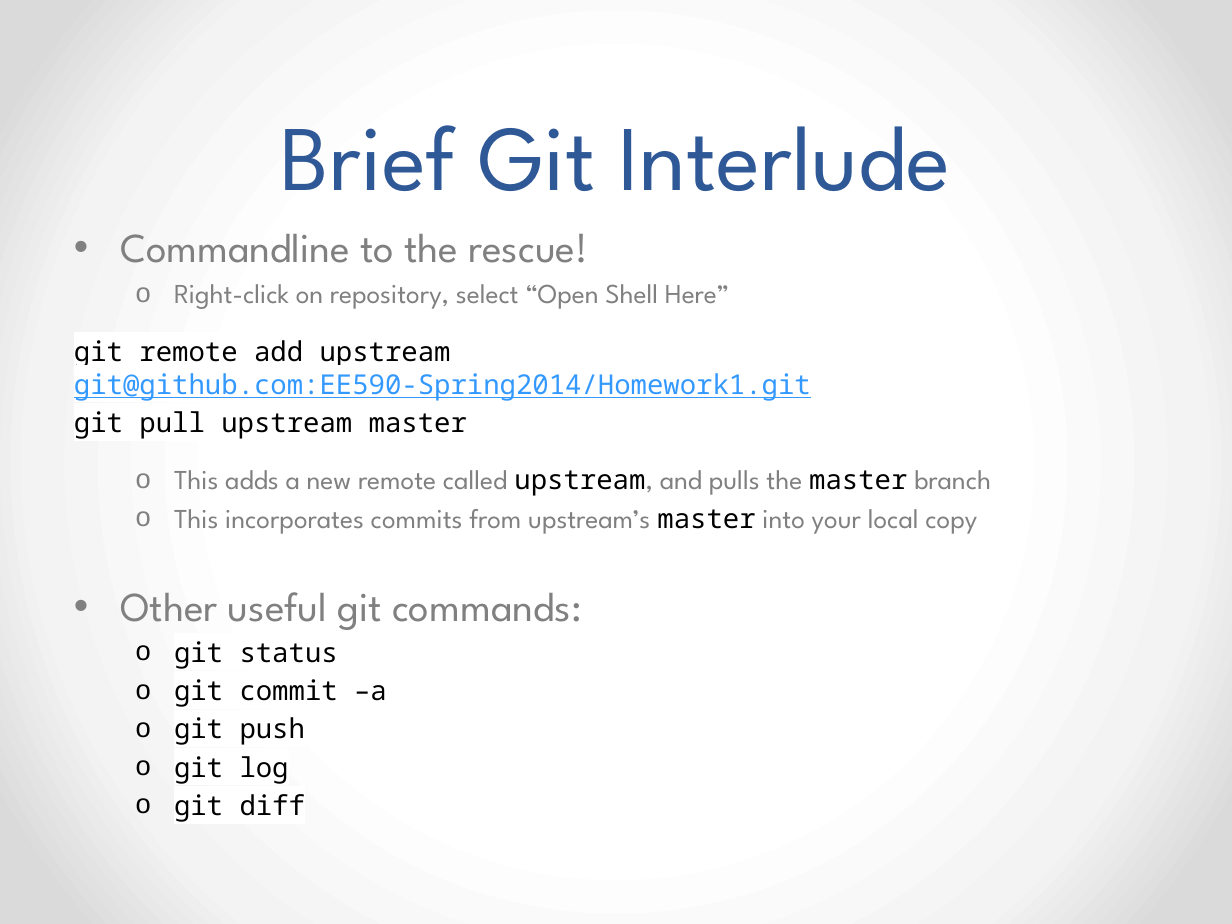
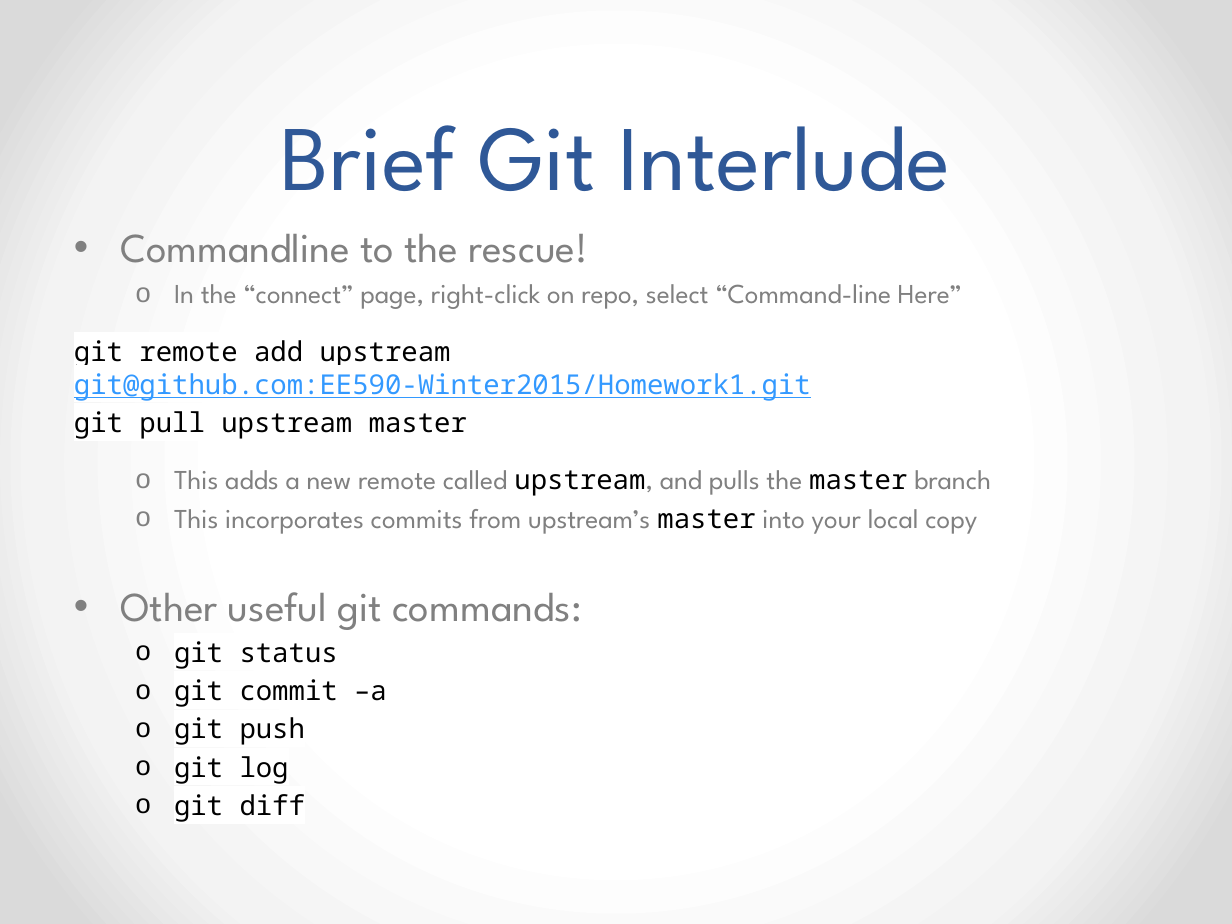
Before and after one commit to EE590-Winter2015/Materials, a slide deck: slide 42 of Week 2/Week 2.pptx (slide 41 before the commit). Drawn at 1232x924 pixels with LibreOffice and Linux fonts; fonts in the diff are those of the drawing. Boxes give left, top, right and bottom in pixels: in the first picture for what was removed or moved away, otherwise in the second. Text is boxed around its words. In the diff, an @@ line names an element or a change of style, - is before the commit and + after.

```diff
--- a/Week 2/Week 2.pptx
+++ b/Week 2/Week 2.pptx
@@ text at (74, 284, 962, 401): text changed @@
-  o Right-click on repository, select “Open Shell Here”
-git remote add upstream git@github.com:EE590-Spring2014/Homework1.git
+  o In the “connect” page, right-click on repo, select “Command-line Here”
+git remote add upstream git@github.com:EE590-Winter2015/Homework1.git
```
Also in this commit, not shown: 3 other slides changed, 4 slides added, 2 other files.
